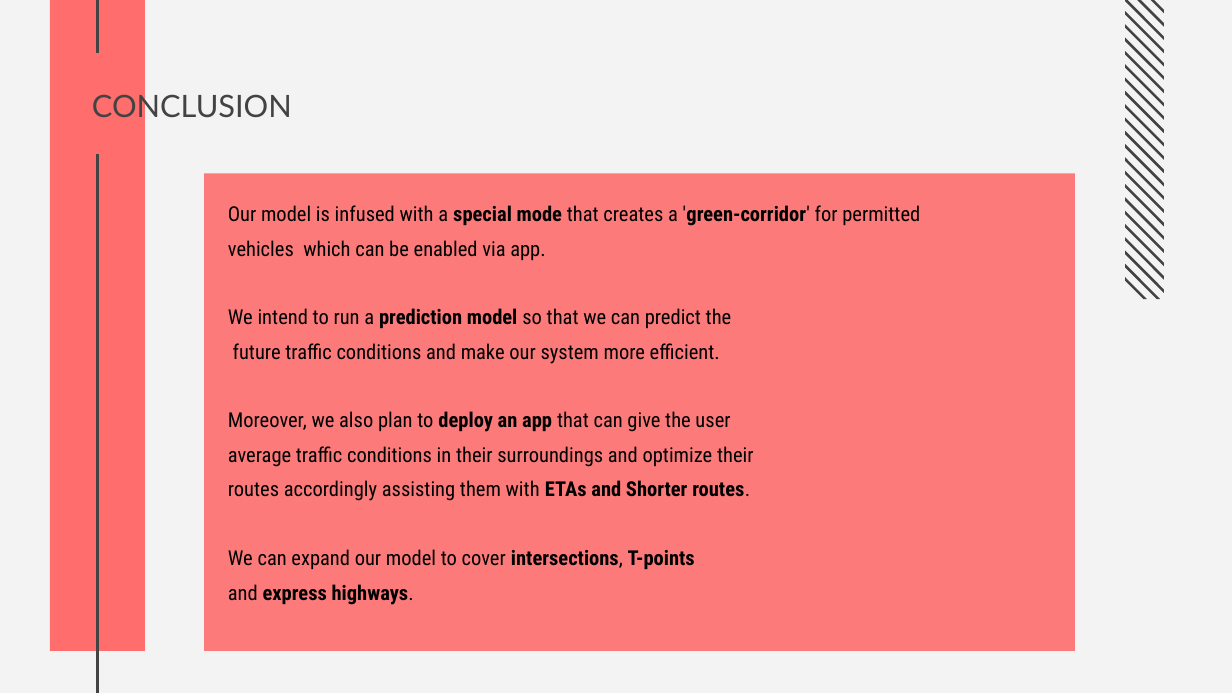
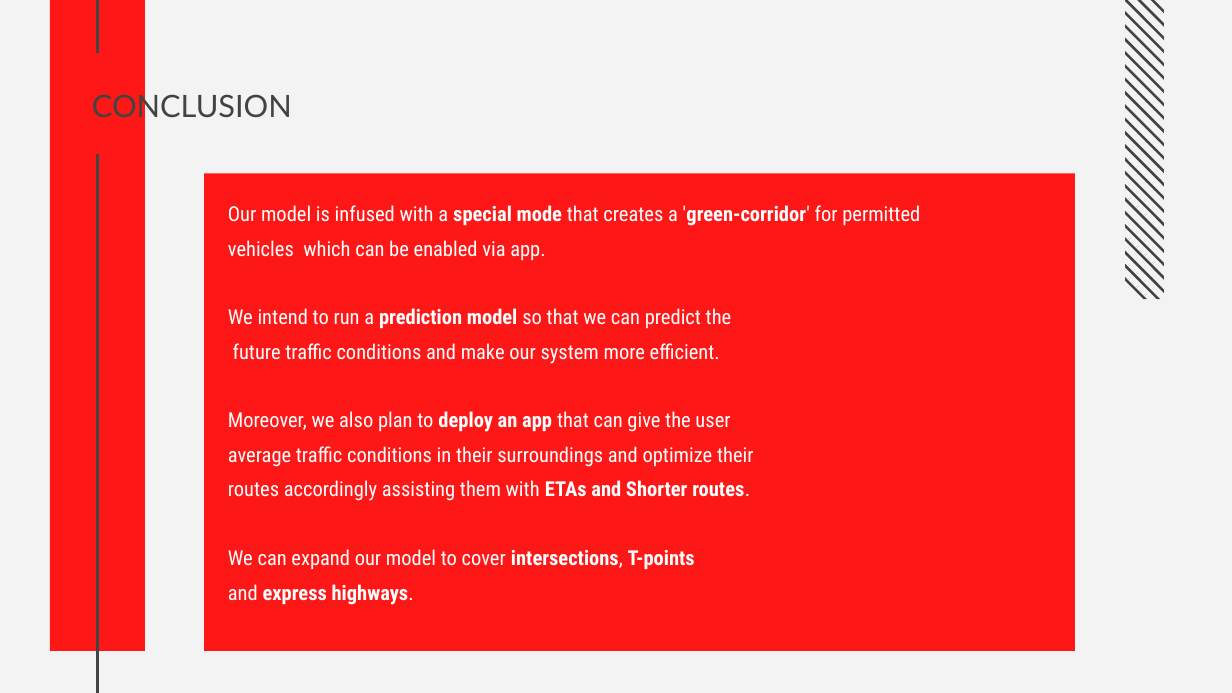
Before and after one commit to Sharan420/Traffic-Classifier, a slide deck: slide 11 of ppt.pptx (slide 8 before the commit). Drawn at 1232x693 pixels with LibreOffice and Linux fonts; fonts in the diff are those of the drawing. Boxes give left, top, right and bottom in pixels: in the first picture for what was removed or moved away, otherwise in the second. Text is boxed around its words. In the diff, an @@ line names an element or a change of style, - is before the commit and + after.

```diff
--- a/ppt.pptx
+++ b/ppt.pptx
@@ rectangle at (x1=51, y1=0, x2=145, y2=650): fill #FF6D6D to #FF0000 at 90% opacity @@
@@ rectangle at (x1=205, y1=174, x2=1076, y2=652): fill #FF6D6D at 90% opacity to #FF0000 at 90% opacity @@
@@ text "Our model is infused with ..." at (x1=228, y1=205, x2=920, y2=605): text colour #000000 to #FFFFFF @@
```
Also in this commit, not shown: 7 other slides changed, 3 slides added.
